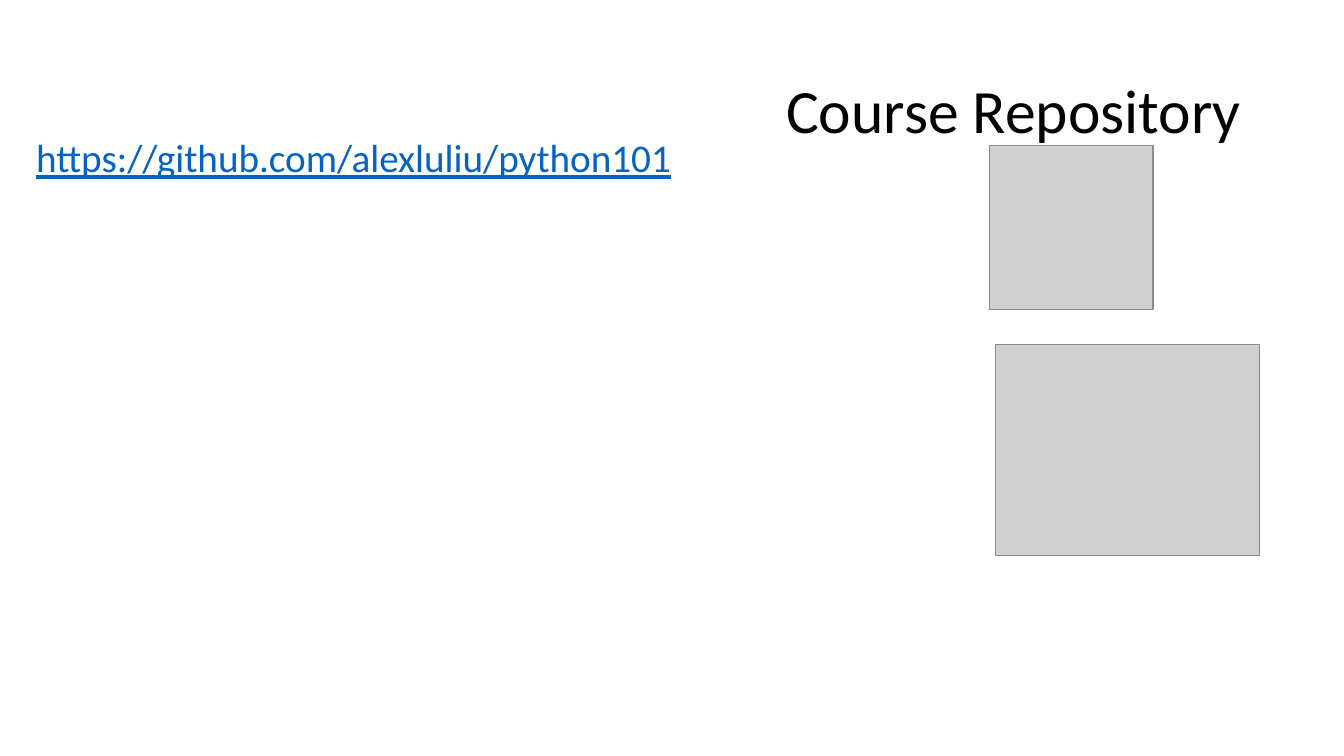
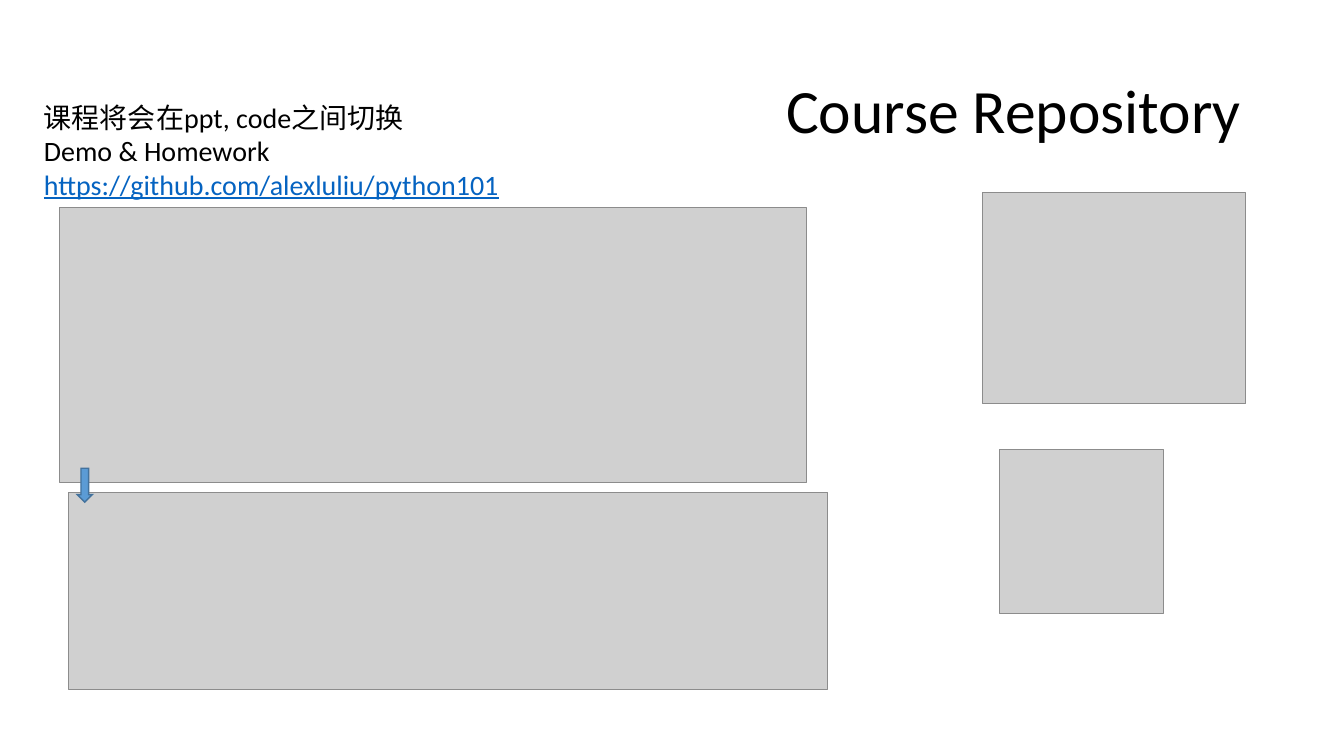
Before and after one commit to alexluliu/python101, a slide deck: slide 11 of 1/class 1.pptx. Drawn at 1344x756 pixels with LibreOffice and Linux fonts; fonts in the diff are those of the drawing; grey boxes stand for pictures; background and template pictures are left out. Boxes give left, top, right and bottom in pixels: in the first picture for what was removed or moved away, otherwise in the second. Text is boxed around its words. In the diff, an @@ line names an element or a change of style, - is before the commit and + after.

Commit message:
python101 v1.03

```diff
--- a/1/class 1.pptx
+++ b/1/class 1.pptx
@@ text "课程将会在ppt, code之间切换": place and size @@
-text "课程将会在ppt, code之间切换" at box(36, 144, 671, 179)
+text "课程将会在ppt, code之间切换" at box(44, 104, 499, 200)
@@ text at box(44, 104, 403, 162): paragraphs added @@
+课程将会在ppt, code之间切换
+Demo & Homework
@@ text at box(44, 175, 499, 200): size 28 to 20 pt in "https://github.com/alexluliu/python101" @@
@@ picture added at box(59, 207, 807, 482) @@
@@ picture: place and size @@
-picture at box(996, 345, 1259, 556)
+picture at box(983, 193, 1246, 403)
@@ down arrow added at box(78, 468, 93, 502), fill #5B9BD5, outline #43739E 1 pt @@
@@ picture: place and size @@
-picture at box(989, 146, 1153, 311)
+picture at box(999, 450, 1164, 614)
@@ picture added at box(69, 492, 828, 689) @@
```
Also in this commit, not shown: 9 other slides changed, 1 other file.
